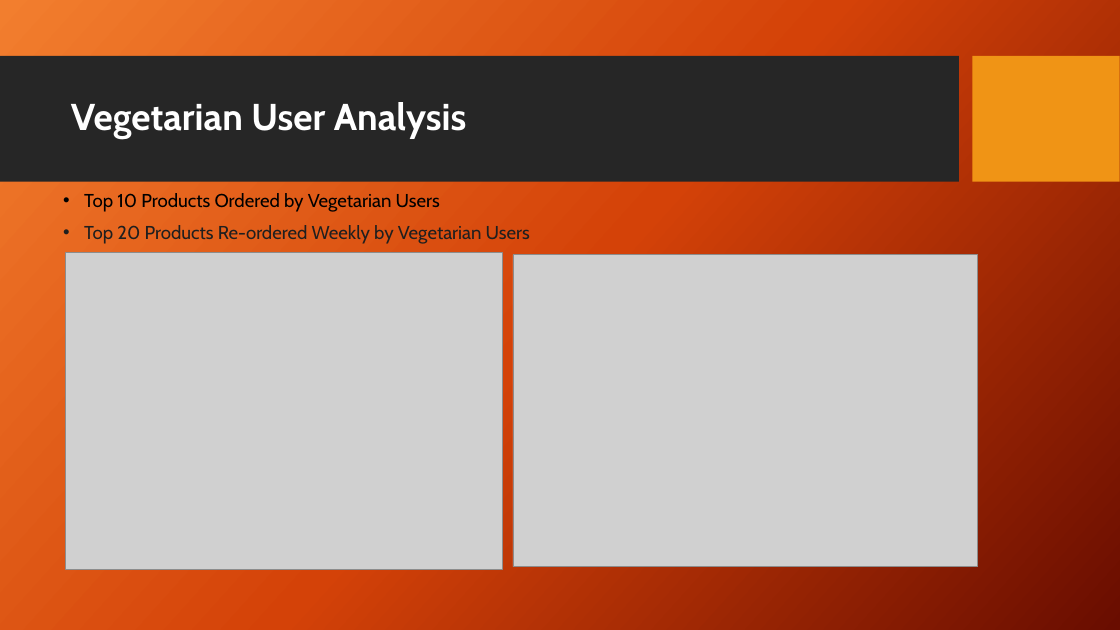
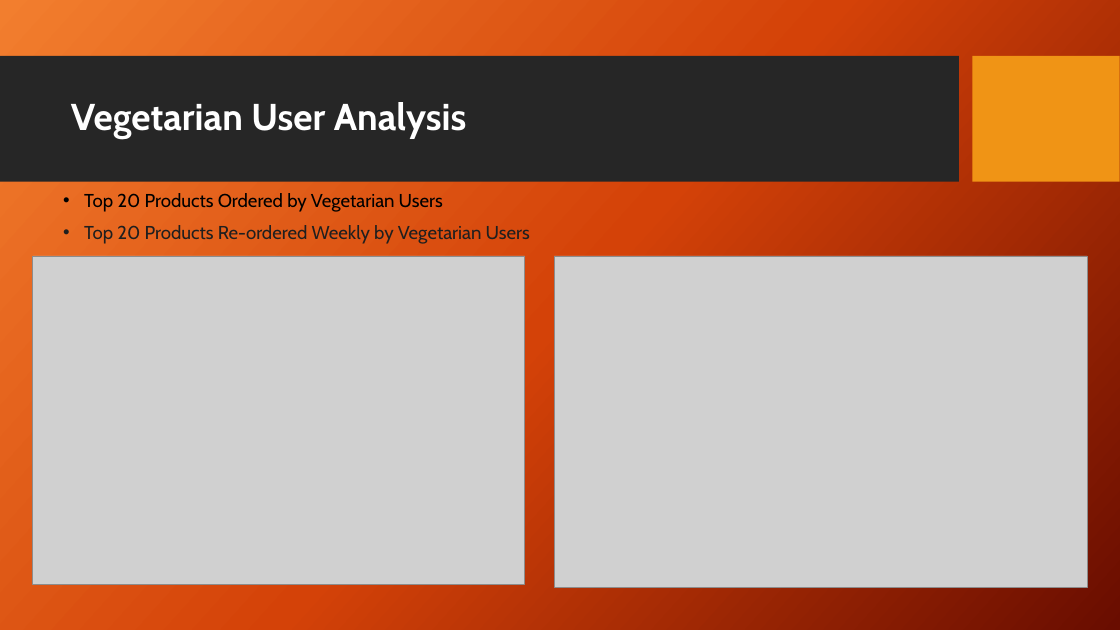
Before and after one commit to musairshad/Instacart-user-analysis, a slide deck: slide 8 of instacart basket analysis.pptx (slide 9 before the commit). Drawn at 1120x630 pixels with LibreOffice and Linux fonts; fonts in the diff are those of the drawing; grey boxes stand for pictures; background and template pictures are left out. Boxes give left, top, right and bottom in pixels: in the first picture for what was removed or moved away, otherwise in the second. Text is boxed around its words. In the diff, an @@ line names an element or a change of style, - is before the commit and + after.

```diff
--- a/instacart basket analysis.pptx
+++ b/instacart basket analysis.pptx
@@ text at box(84, 193, 443, 212): text changed @@
-• Top 10 Products Ordered by Vegetarian Users
+• Top 20 Products Ordered by Vegetarian Users
@@ picture: place and size @@
-picture at box(66, 252, 502, 569)
+picture at box(33, 256, 524, 585)
@@ picture: place and size @@
-picture at box(513, 255, 978, 566)
+picture at box(555, 256, 1087, 587)
```
Also in this commit, not shown: 7 other slides changed, 4 slides added, 1 slide removed, 17 other files.
